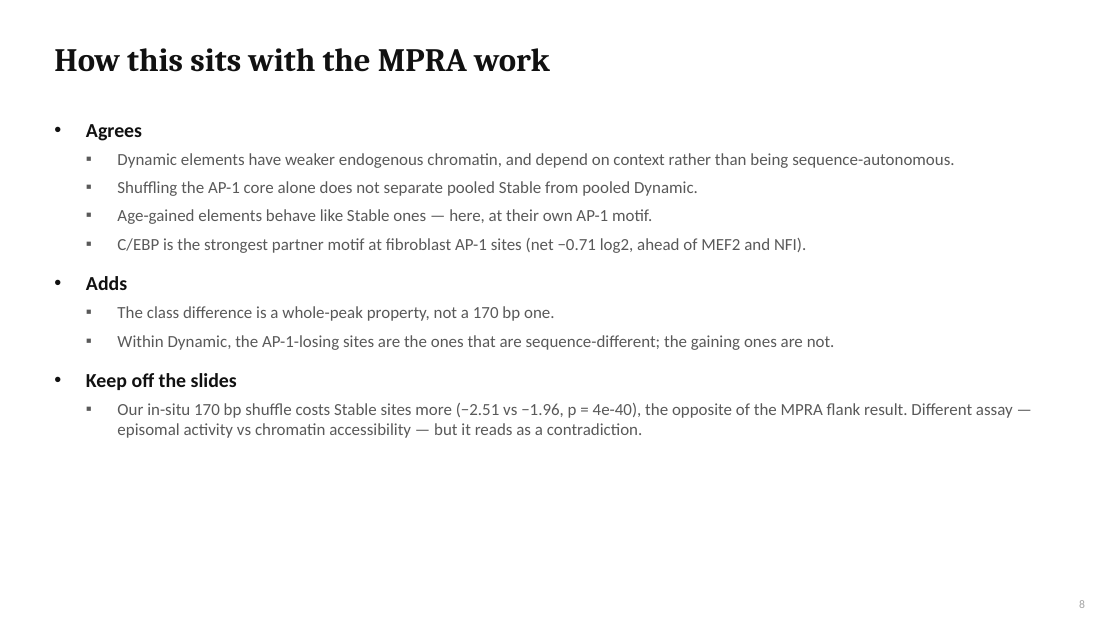
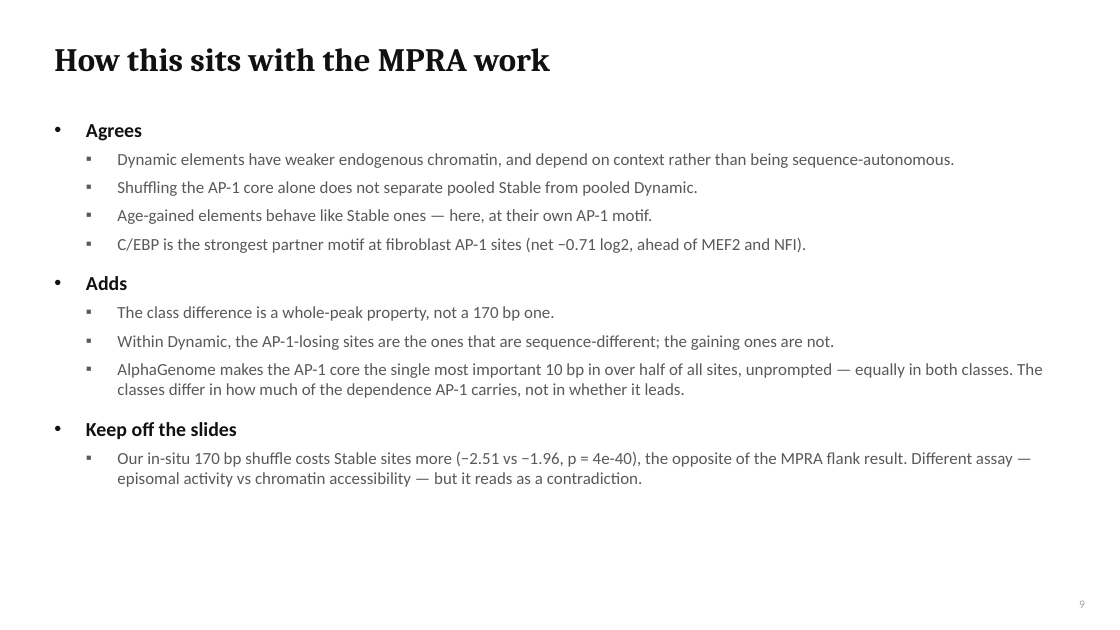
Before and after one commit to cytokine4242/Alpha_Genome_Ap1, a slide deck: slide 9 of Analysis/AP1_fibroblast_lab_meeting.pptx (slide 8 before the commit). Drawn at 1120x630 pixels with LibreOffice and Linux fonts; fonts in the diff are those of the drawing. Boxes give left, top, right and bottom in pixels: in the first picture for what was removed or moved away, otherwise in the second. Text is boxed around its words. In the diff, an @@ line names an element or a change of style, - is before the commit and + after.

```diff
--- a/Analysis/AP1_fibroblast_lab_meeting.pptx
+++ b/Analysis/AP1_fibroblast_lab_meeting.pptx
@@ text at box(117, 363, 1043, 398): paragraph added @@
+  ▪ AlphaGenome makes the AP-1 core the single most important 10 bp in over half of all sites, unprompted — equally in both classes. The classes differ in how much of the dependence AP-1 carries, not in whether it leads.
```
Also in this commit, not shown: 4 other slides changed, 1 slide added, 12 other files.
